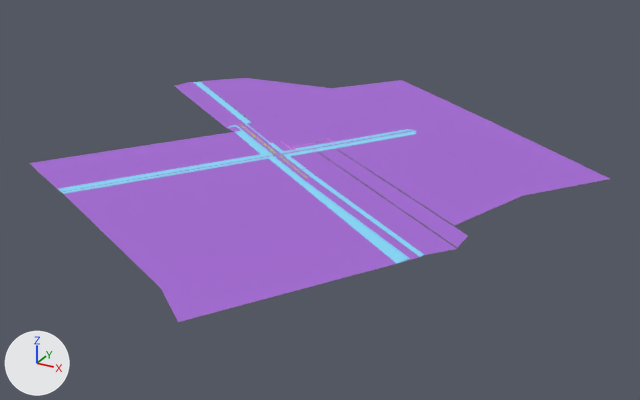
Two versions of the FBX model Assets/Alex3D/Roads.fbx, one commit apart.
Rendered twice from a 50 mm camera at (1211.0, -1933.0, 839.0) aimed at (182.0, -62.0, -96.0). Lighting does not change. The marker at lower left points along +X, +Y and +Z. Where no turn or scale is listed for an object, it has been applied to the vertices. Vertices at the same position are counted once.

Names of what the first picture shows: 'Roads'.
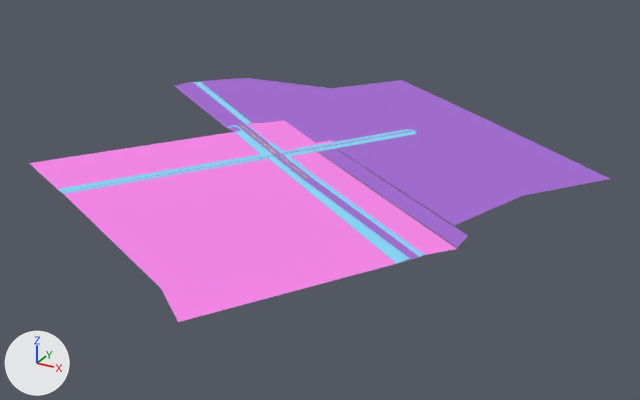
What differs and where, as boxes (x1, y1, x2, y2) in the pictures (640 x 400 px):
part 1 of me_mesh, recoloured (purple to pink)
    both: (29, 120, 457, 322)

The change in detail:
me_mesh is used by ob_roads; location (0.0, 0.0, 0.0).
me_mesh had 1159 vertices, 1429 faces and spanned x -596.0..859.0, y -855.0..771.0, z -1.0..1.0.
me_mesh now has 1199 vertices, 1479 faces and spans x -596.0..859.0, y -855.0..771.0, z -1.0..1.0.
me_mesh part 1: 30 faces spanning x -490.0..661.0, y -855.0..209.0, z 0.0 switch from mat_material__41 (purple #a469d5) to mat_material__39 (pink #fb86ee).
